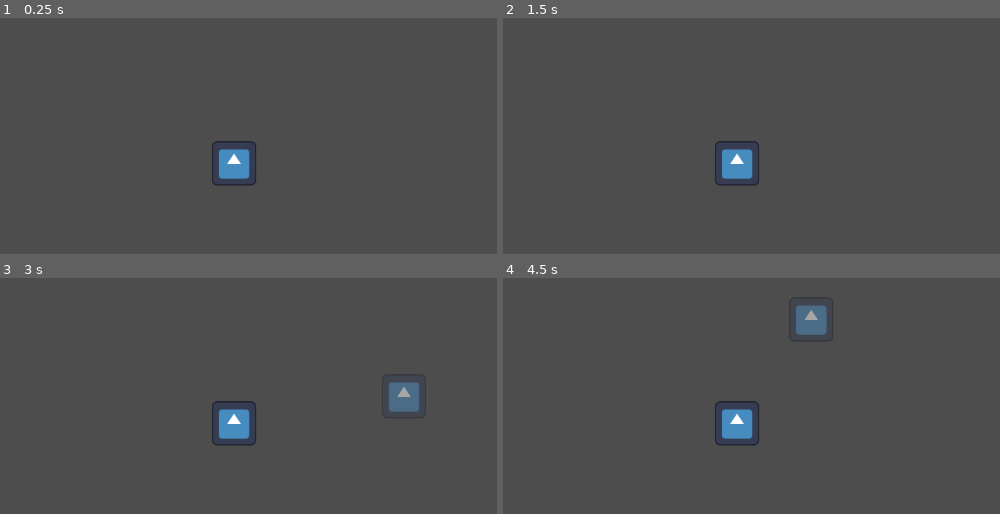
Above: before the commit, frames 1-4 (two rows, left to right).
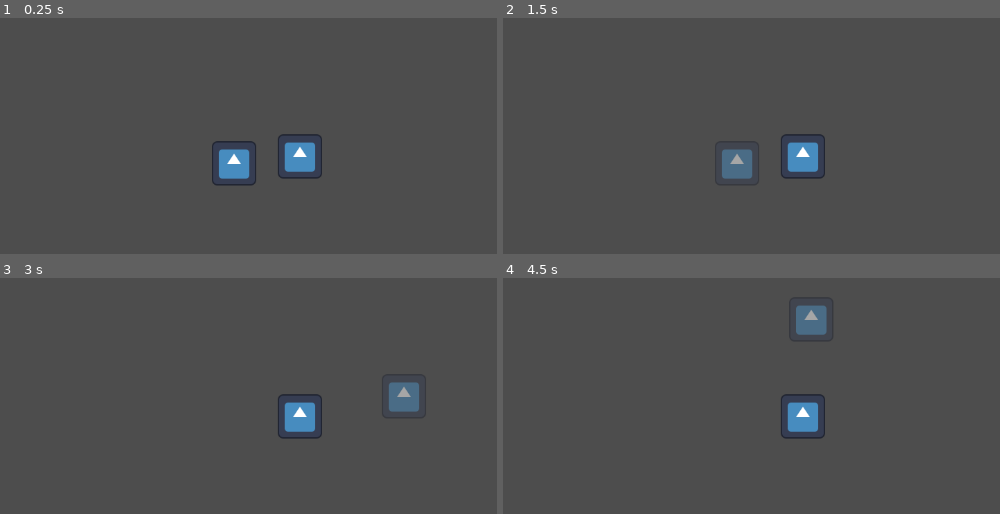
Above: after the commit, the same moments.

Repository: JuJuz1/Life-s-equilibrium
Game: Godot game, scene res://scenes/world.tscn
Two runs of this game, one before a commit and one after it. Both use one fixed random seed, a clock stepped at 60 frames per second and the inputs below. Before the commit the project starts from res://scenes/node_2d.tscn. The engine's default icon, where the game draws it, is replaced by a stand-in: a white triangle on a blue panel in a dark square.
Inputs (mouse positions are in pixels of both pictures, inside the frame that each line leads up to):
- Up to frame 1 (0.25 s): no input
- Up to frame 2 (1.5 s): click (736, 164) at 0.52 s; click (736, 164) at 1.27 s
- Up to frame 3 (3 s): click (233, 424) at 2.02 s; tap Enter at 2.75 s; move the mouse to (402, 396) at 2.77 s; click (402, 396) at 2.92 s
- Up to frame 4 (4.5 s): tap Space at 3.5 s; drag from (572, 440) to (905, 396) at 3.52 s; tap Enter at 4.25 s; move the mouse to (811, 320) at 4.27 s; click (811, 320) at 4.42 s

The runs differ from the first frame. In frame 1, 1.0% of the frame differs, in the area x 55-65%, y 49-69%; in frame 2, 1.8%; in frame 3, 2.0%, in the area x 42-65%, y 49-71%; in frame 4, 2.0%.

Commit message:
Character attribute changing

Diff:
--- a/project.godot
+++ b/project.godot
@@ -10,10 +10,18 @@
 
 [application]
 
-config/name="Sykli 3 proto"
-run/main_scene="res://scenes/node_2d.tscn"
+config/name="Life's equilibrium"
+run/main_scene="res://scenes/world.tscn"
 config/features=PackedStringArray("4.3", "Forward Plus")
 config/icon="res://graphics/icon.svg"
+
+[input]
+
+quit={
+"deadzone": 0.5,
+"events": [Object(InputEventKey,"resource_local_to_scene":false,"resource_name":"","device":-1,"window_id":0,"alt_pressed":false,"shift_pressed":false,"ctrl_pressed":false,"meta_pressed":false,"pressed":false,"keycode":0,"physical_keycode":4194305,"key_label":0,"unicode":0,"location":0,"echo":false,"script":null)
+]
+}
 
 [input_devices]
 
--- a/scenes/character.tscn
+++ b/scenes/character.tscn
@@ -26,6 +26,11 @@
 [node name="CollisionShape2D" type="CollisionShape2D" parent="."]
 shape = SubResource("CircleShape2D_layby")
 
+[node name="TimerAge" type="Timer" parent="."]
+wait_time = 4.0
+
+[node name="TimerEnergy" type="Timer" parent="."]
+
 [connection signal="button_down" from="Button" to="." method="_on_button_button_down"]
 [connection signal="button_up" from="Button" to="." method="_on_button_button_up"]
 [connection signal="mouse_entered" from="Button" to="." method="_on_button_mouse_entered"]
--- a/scenes/workplace.tscn
+++ b/scenes/workplace.tscn
@@ -12,5 +12,7 @@
 [node name="CollisionShape2D" type="CollisionShape2D" parent="."]
 shape = SubResource("RectangleShape2D_fsyyk")
 
+[node name="Sprite2D" type="Sprite2D" parent="."]
+
 [connection signal="area_entered" from="." to="." method="_on_area_entered"]
 [connection signal="area_exited" from="." to="." method="_on_area_exited"]
--- a/scenes/node_2d.tscn
+++ b/scenes/world.tscn
@@ -1,13 +1,16 @@
-[gd_scene load_steps=3 format=3 uid="uid://dcye3hshybkmc"]
+[gd_scene load_steps=4 format=3 uid="uid://dcye3hshybkmc"]
 
+[ext_resource type="Script" path="res://scripts/world.gd" id="1_od65m"]
 [ext_resource type="PackedScene" uid="uid://dnbiu3hoho43c" path="res://scenes/character.tscn" id="2_d6tsq"]
 [ext_resource type="PackedScene" uid="uid://dajefe25vpnrg" path="res://scenes/workplace.tscn" id="2_hpr3n"]
 
 [node name="World" type="Node2D"]
+script = ExtResource("1_od65m")
+
+[node name="Workplace" parent="." instance=ExtResource("2_hpr3n")]
+position = Vector2(290, 175)
 
 [node name="Character" parent="." instance=ExtResource("2_d6tsq")]
 
 [node name="Character2" parent="." instance=ExtResource("2_d6tsq")]
-
-[node name="Area2D" parent="." instance=ExtResource("2_hpr3n")]
-position = Vector2(290, 175)
+position = Vector2(679, 321)
--- a/scripts/character.gd
+++ b/scripts/character.gd
@@ -12,13 +12,26 @@
 var energy: int = 0
 var disease: bool = false
 
+## Timers
+@onready var timer_age = $TimerAge
+const TIMER_AGE_TIMEOUT: int = 4
+var age_increase: int = 1
+
+@onready var timer_energy = $TimerEnergy
+
+## Attribute to determine where character is located, affects other attributes
+var facility: String = "null"
+
 func _ready() -> void:
-	pass # Replace with function body.
+	timer_age.timeout.connect(age_add)
+	timer_age.wait_time = TIMER_AGE_TIMEOUT
+	timer_age.start()
 
 
-func _process(_delta) -> void:
-	if dragging:
-		position = get_global_mouse_position() - offset
+## Adds age to the character
+func age_add() -> void:
+	age += age_increase
+	print(age)
 
 
 ## When pressed down
@@ -40,3 +53,9 @@
 ## When mouse leaves the area
 func _on_button_mouse_exited() -> void:
 	$Sprite2D.modulate.a = 1
+
+
+## Called every frame
+func _process(_delta) -> void:
+	if dragging:
+		position = get_global_mouse_position() - offset
--- a/scripts/node_2d.gd
+++ /dev/null
@@ -1,28 +0,0 @@
-extends Node2D
-
-var points = []
-var selected_point = -1
-var point_radius = 10
-
-func _ready():
-	set_process_input(true)
-
-
-func _input(event):
-	if event is InputEventMouseButton:
-		if event.pressed and event.button_index == MOUSE_BUTTON_LEFT:
-			var mouse_pos = event.position
-			if selected_point == -1:
-				points.append(mouse_pos)
-				#point.global_position = mouse_pos
-				#get_tree().root.add_child(point)
-			else:
-				points[selected_point] = mouse_pos
-			selected_point = -1
-		elif event.pressed and event.button_index == MOUSE_BUTTON_RIGHT:
-			return
-
-	elif event is InputEventMouseMotion and event.button_mask & MOUSE_BUTTON_MASK_LEFT:
-		if selected_point != -1:
-			points[selected_point] = event.position
-	print(points)
--- a/scripts/workplace.gd
+++ b/scripts/workplace.gd
@@ -1,15 +1,19 @@
-extends Node2D
+extends Area2D
 ## Workplace mechanics
 
 ## When entering workplace
 func _on_area_entered(area: Area2D) -> void:
-	if area is Character:
-		# Start timers and associated stuff
-		area.energy -= 10
-		print(area.energy)
+	print(area.facility)
+	area.facility = "workplace"
+	area.age_increase = 2
+	# Start timers and associated stuff in character script?
+	area.energy -= 10
+	print(area.energy)
+	print(area.facility)
 
 
 ## When leaving
 func _on_area_exited(area: Area2D) -> void:
-	pass # Replace with function body.
-	# Stop timers
+	print(area.facility)
+	area.facility = "null"
+	print(area.facility)
--- /dev/null
+++ b/scripts/world.gd
@@ -0,0 +1,11 @@
+extends Node2D
+## World script
+
+# Called when the node enters the scene tree for the first time.
+func _ready():
+	pass # Replace with function body.
+
+
+func _input(event) -> void:
+	if event.is_action_pressed("quit"):
+		get_tree().quit()
Not shown, changed: .gitattributes
